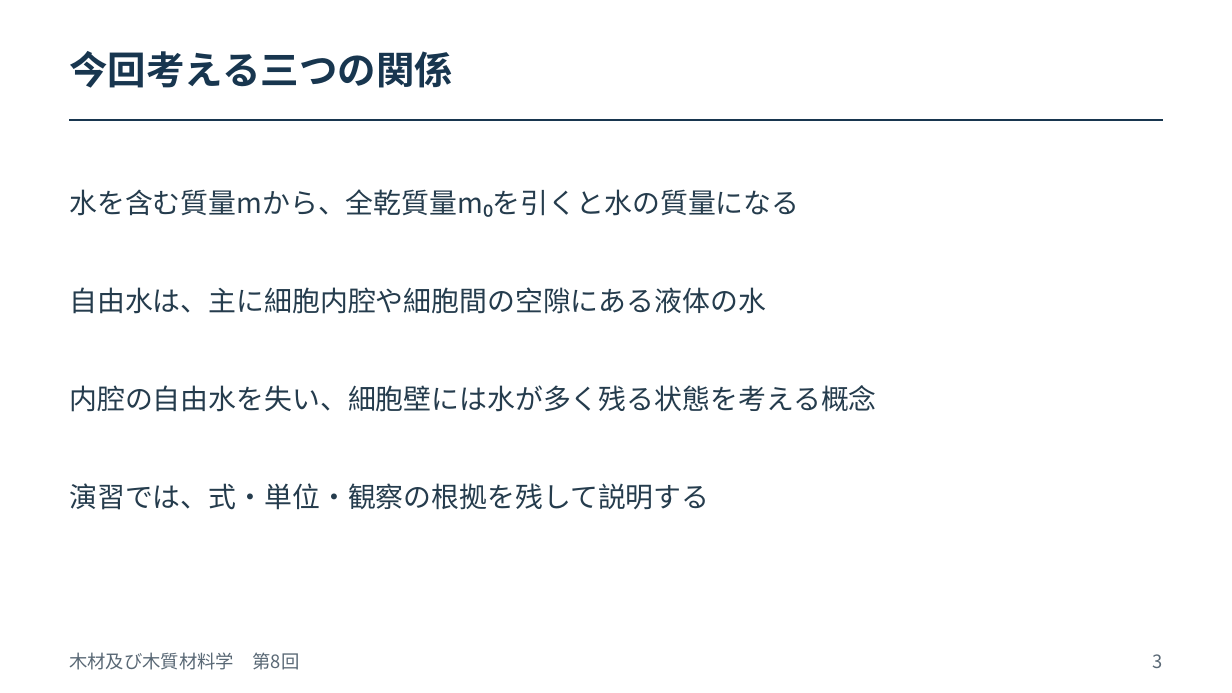
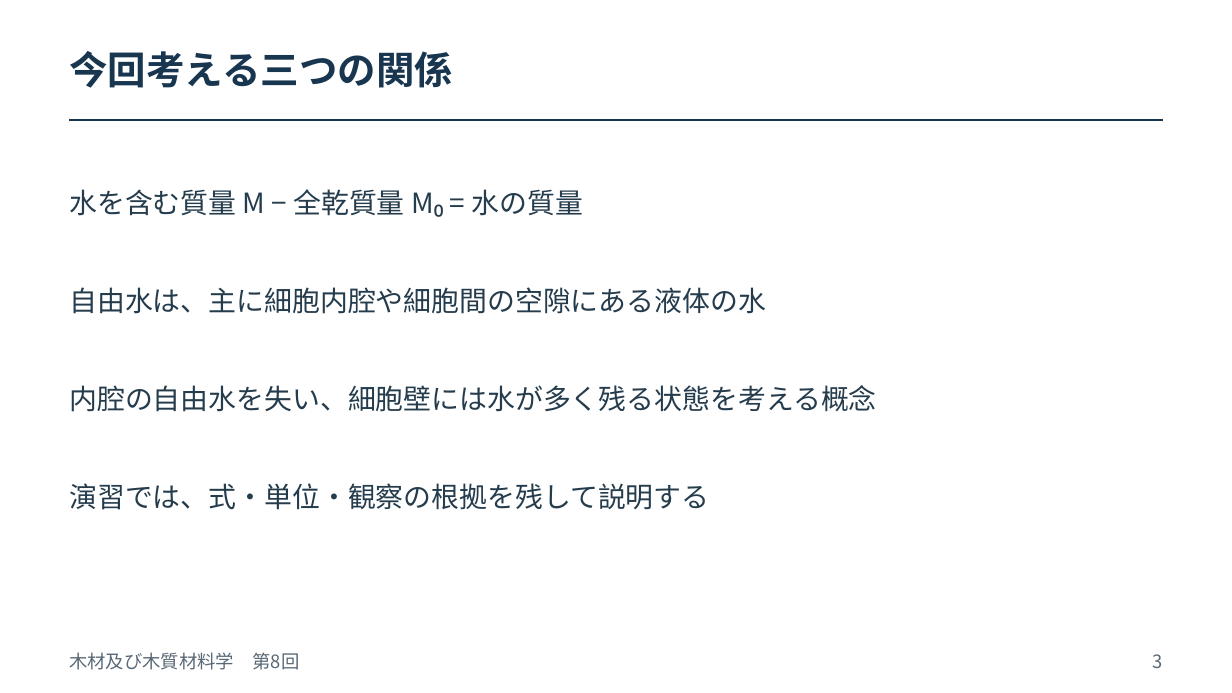
Before and after one commit to zooc-14calbp/wood-science-course, a slide deck: slide 3 of 第08回/08_木材と水.pptx. Drawn at 1232x693 pixels with LibreOffice and Linux fonts; fonts in the diff are those of the drawing. Boxes give left, top, right and bottom in pixels: in the first picture for what was removed or moved away, otherwise in the second. Text is boxed around its words. In the diff, an @@ line names an element or a change of style, - is before the commit and + after.

```diff
--- a/第08回/08_木材と水.pptx
+++ b/第08回/08_木材と水.pptx
@@ text at (69,189,582,216): text changed @@
-水を含む質量mから、全乾質量m₀を引くと水の質量になる
+水を含む質量 M − 全乾質量 M₀ = 水の質量
```
Also in this commit, not shown: 15 other slides changed, 4 slides added, 1 slide removed, 12 other files.
